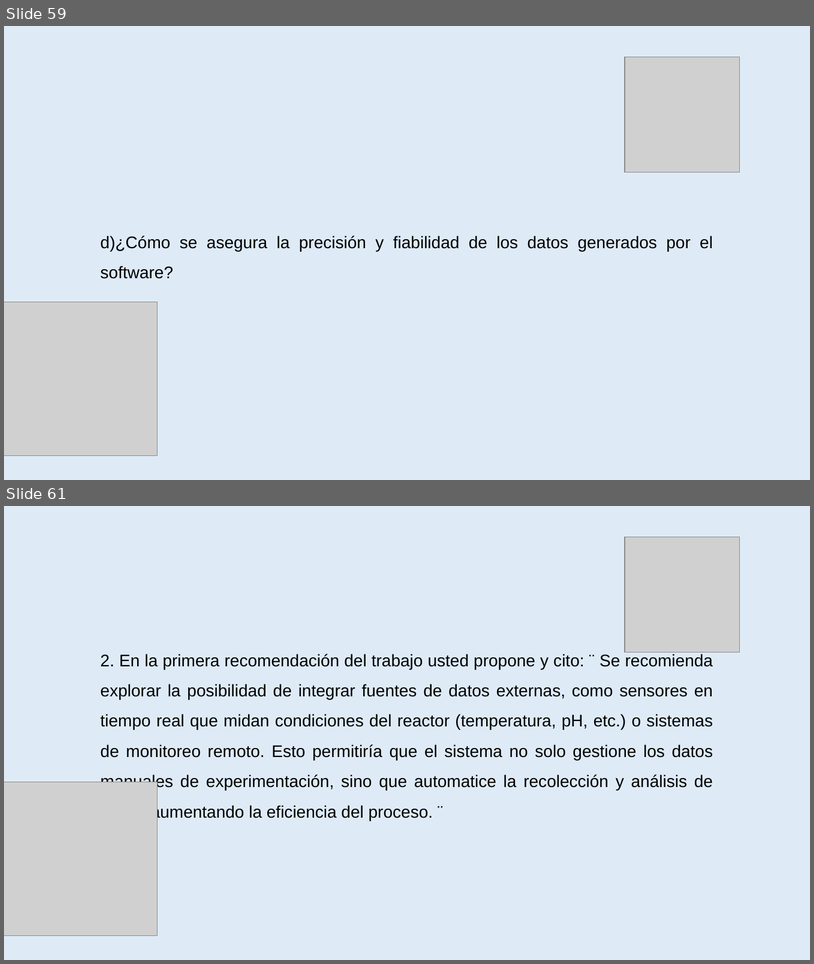
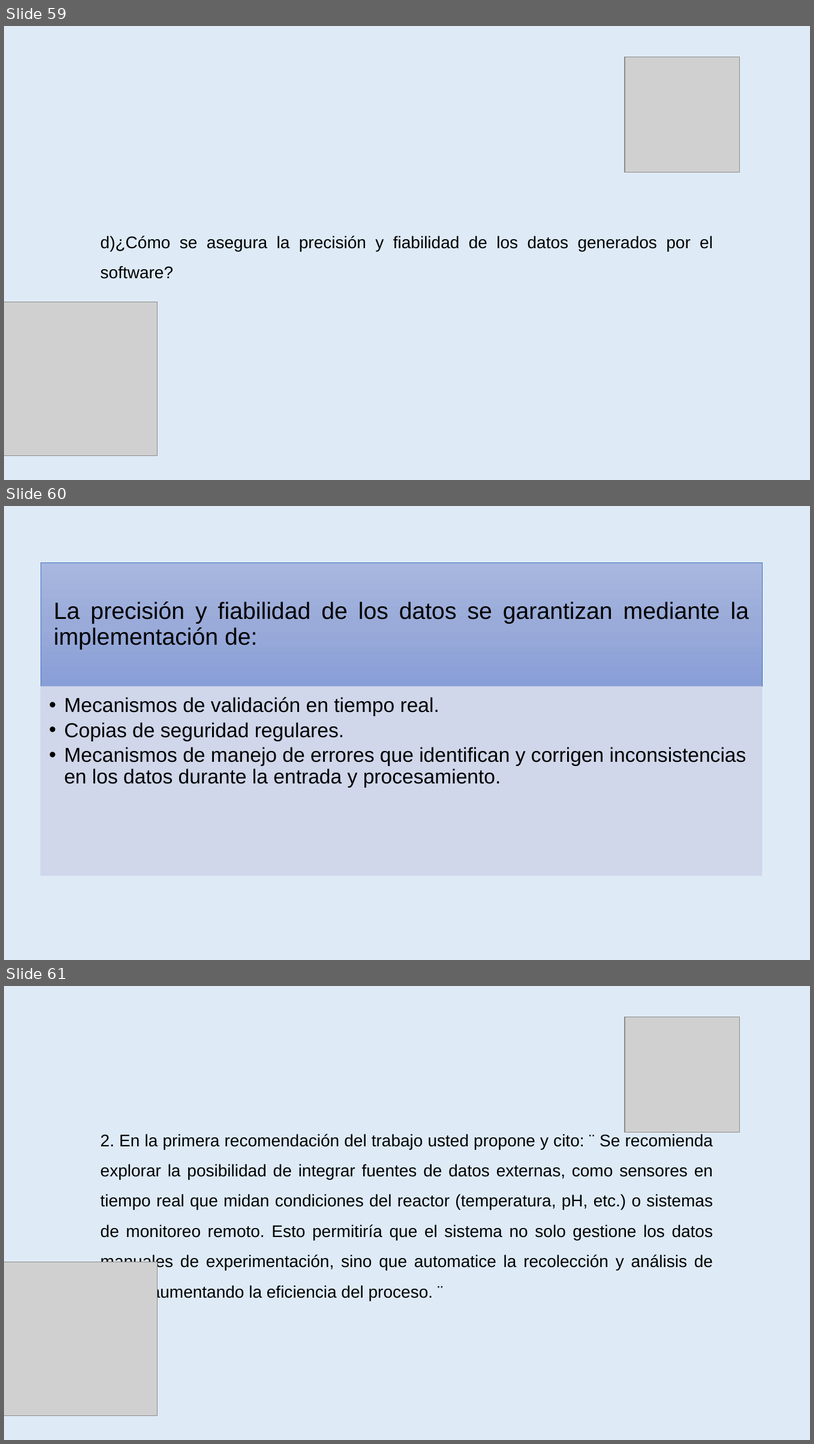
Before and after one commit to amypadron/prower_tesis, a slide deck: Digestión anaerobía.Original.pptx. Shown one above the other, each under a label of ours: slides 59 and 61 before the commit, slides 59, 60 and 61 after it; the slides between them are not shown. The pictures are 814x964 and 814x1444 pixels, drawn with LibreOffice and Linux fonts; fonts in the diff are those of the drawing; grey boxes stand for pictures. Boxes give left, top, right and bottom in pixels: in the first picture for what was removed or moved away, otherwise in the second. Text is boxed around its words. In the diff, an @@ line names an element or a change of style, - is before the commit and + after.

```diff
--- a/Digestión anaerobía.Original.pptx
+++ b/Digestión anaerobía.Original.pptx
@@ slide 60 added at [4,506,810,960], background #DEEBF7 @@
@@ group added at [41,563,762,875]: 2 rectangles, 2 texts @@
+La precisión y fiabilidad de los datos se garantizan mediante la implementación de:
+  • Mecanismos de validación en tiempo real.
+  • Copias de seguridad regulares.
+  • Mecanismos de manejo de errores que identifican y corrigen inconsistencias en los datos durante la entrada y procesamiento.
```
Also in this commit, not shown: 3 slides changed, 6 other slides added, 5 slides removed.
